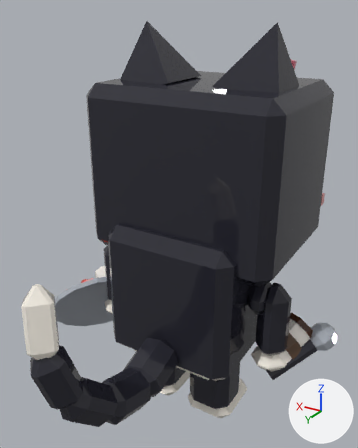
Renders of the glTF model assets/cat-cafe/exports/CatCafe_Cat_Tuxedo_Work.glb from each side of a commit.
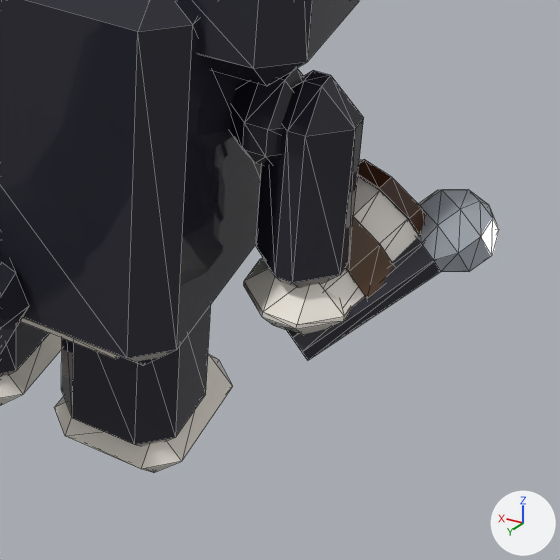
Old and new are each drawn whole from a 50 mm lens placed at (-1.076, 1.831, 1.966), pointed at (0.01, 0.021, 1.062) and again close up on the part from 47% to 100% of the width and 58% to 100% of the height. Lighting does not change. The marker at lower right points along +X, +Y and +Z. The last two pictures show the newer version. The close-ups show mesh edges as thin lines. Vertices at exactly the same position are counted once.

The first close-up shows 'CatCafe_Cat_Tuxedo_Work_Body', 'CatCafe_Cat_Tuxedo_Work_Head', 'CatCafe_Cat_Tuxedo_Work_Held_Barista', 'CatCafe_Cat_Tuxedo_Work_Held_Entertainer', 'CatCafe_Cat_Tuxedo_Work_LegB1', 'CatCafe_Cat_Tuxedo_Work_LegB2', 'CatCafe_Cat_Tuxedo_Work_LegF2', 'CatCafe_Cat_Tuxedo_Work_Tail'.
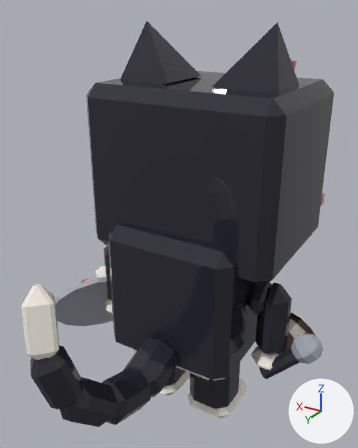
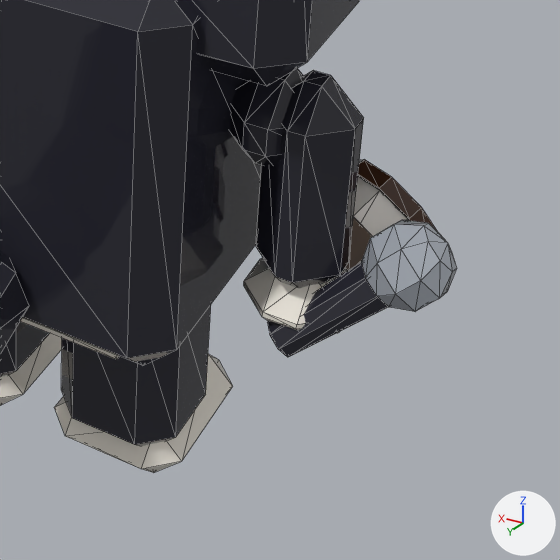
The change, as a diff of the scene's bpy script:
```diff
--- a/assets/cat-cafe/exports/CatCafe_Cat_Tuxedo_Work.glb.py
+++ b/assets/cat-cafe/exports/CatCafe_Cat_Tuxedo_Work.glb.py
@@ me_catcafe_cat_tuxedo_work_held_entertainer @@
-me_catcafe_cat_tuxedo_work_held_entertainer.from_pydata(...)  # 50 vertices, 92 faces; spans x -0.262..0.013, y -0.222..0.068, z -0.1..0.158
-me_catcafe_cat_tuxedo_work_held_entertainer.vertices[2].co = (-0.014, 0.064, -0.047)  # pixel (292, 338)
-me_catcafe_cat_tuxedo_work_held_entertainer.vertices[3].co = (-0.177, -0.109, 0.11)
-me_catcafe_cat_tuxedo_work_held_entertainer.vertices[4].co = (0.005, 0.047, -0.046)  # pixel (284, 327)
-me_catcafe_cat_tuxedo_work_held_entertainer.vertices[5].co = (-0.153, -0.13, 0.112)
-me_catcafe_cat_tuxedo_work_held_entertainer.vertices[6].co = (0.013, 0.028, -0.061)
-me_catcafe_cat_tuxedo_work_held_entertainer.vertices[7].co = (-0.142, -0.155, 0.093)
-me_catcafe_cat_tuxedo_work_held_entertainer.vertices[8].co = (0.005, 0.017, -0.082)  # pixel (290, 334)
-me_catcafe_cat_tuxedo_work_held_entertainer.vertices[9].co = (-0.153, -0.169, 0.065)
-me_catcafe_cat_tuxedo_work_held_entertainer.vertices[10].co = (-0.014, 0.021, -0.098)  # pixel (299, 348)
-me_catcafe_cat_tuxedo_work_held_entertainer.vertices[11].co = (-0.177, -0.164, 0.044)
-me_catcafe_cat_tuxedo_work_held_entertainer.vertices[12].co = (-0.033, 0.038, -0.1)  # pixel (307, 358)
-me_catcafe_cat_tuxedo_work_held_entertainer.vertices[13].co = (-0.202, -0.142, 0.043)
-me_catcafe_cat_tuxedo_work_held_entertainer.vertices[14].co = (-0.041, 0.057, -0.085)  # pixel (307, 360)
-me_catcafe_cat_tuxedo_work_held_entertainer.vertices[15].co = (-0.212, -0.118, 0.061)
-me_catcafe_cat_tuxedo_work_held_entertainer.vertices[16].co = (-0.033, 0.068, -0.064)  # pixel (301, 352)
-me_catcafe_cat_tuxedo_work_held_entertainer.vertices[17].co = (-0.202, -0.104, 0.089)
+me_catcafe_cat_tuxedo_work_held_entertainer.from_pydata(...)  # 50 vertices, 92 faces; spans x -0.234..0.027, y -0.074..0.1, z -0.076..0.181
+# me_catcafe_cat_tuxedo_work_held_entertainer part 1: the loose piece of 34 vertices spanning x -0.262..-0.126, y -0.222..-0.086, z 0.026..0.158 is multiplied about its middle by the matrix ((0.626, 0.739, 0.247), (-0.615, 0.663, -0.427), (-0.48, 0.115, 0.87)), then moved by (0.027, 0.151, 0.019)
+# me_catcafe_cat_tuxedo_work_held_entertainer part 2
+me_catcafe_cat_tuxedo_work_held_entertainer.vertices[2].co = (0.027, 0.071, -0.027)  # pixel (267, 322)
+me_catcafe_cat_tuxedo_work_held_entertainer.vertices[3].co = (-0.118, 0.009, 0.124)
+me_catcafe_cat_tuxedo_work_held_entertainer.vertices[4].co = (0.027, 0.048, -0.037)
+me_catcafe_cat_tuxedo_work_held_entertainer.vertices[5].co = (-0.118, -0.021, 0.111)
+me_catcafe_cat_tuxedo_work_held_entertainer.vertices[6].co = (0.014, 0.036, -0.056)
+me_catcafe_cat_tuxedo_work_held_entertainer.vertices[7].co = (-0.135, -0.036, 0.087)
+me_catcafe_cat_tuxedo_work_held_entertainer.vertices[8].co = (-0.004, 0.043, -0.072)
+me_catcafe_cat_tuxedo_work_held_entertainer.vertices[9].co = (-0.158, -0.027, 0.067)
+me_catcafe_cat_tuxedo_work_held_entertainer.vertices[10].co = (-0.017, 0.065, -0.076)  # pixel (292, 353)
+me_catcafe_cat_tuxedo_work_held_entertainer.vertices[11].co = (-0.175, 0.001, 0.061)
+me_catcafe_cat_tuxedo_work_held_entertainer.vertices[12].co = (-0.018, 0.088, -0.066)  # pixel (287, 357)
+me_catcafe_cat_tuxedo_work_held_entertainer.vertices[13].co = (-0.175, 0.031, 0.074)
+me_catcafe_cat_tuxedo_work_held_entertainer.vertices[14].co = (-0.005, 0.1, -0.048)  # pixel (278, 349)
+me_catcafe_cat_tuxedo_work_held_entertainer.vertices[15].co = (-0.159, 0.046, 0.098)
+me_catcafe_cat_tuxedo_work_held_entertainer.vertices[16].co = (0.014, 0.093, -0.031)  # pixel (269, 334)
+me_catcafe_cat_tuxedo_work_held_entertainer.vertices[17].co = (-0.135, 0.037, 0.119)
 me_catcafe_cat_tuxedo_work_held_entertainer.materials.append(mat_catcafe_palette)
```

Pixel boxes [x1, y1, x2, y2] of what changed, in the close-ups (560 x 560 px; the box of a moved part takes in the faces that stretch with it):
'CatCafe_Cat_Tuxedo_Work_Held_Entertainer', reshaped (11% narrower, 19% shorter)
    before: [286, 190, 499, 360]
    after: [267, 220, 457, 357]
part 1 of me_catcafe_cat_tuxedo_work_held_entertainer, moved or reshaped
    before: [417, 190, 499, 272]
    after: [362, 220, 457, 312]
part 2 of me_catcafe_cat_tuxedo_work_held_entertainer, moved or reshaped
    before: [286, 238, 441, 360]
    after: [267, 262, 388, 357]
